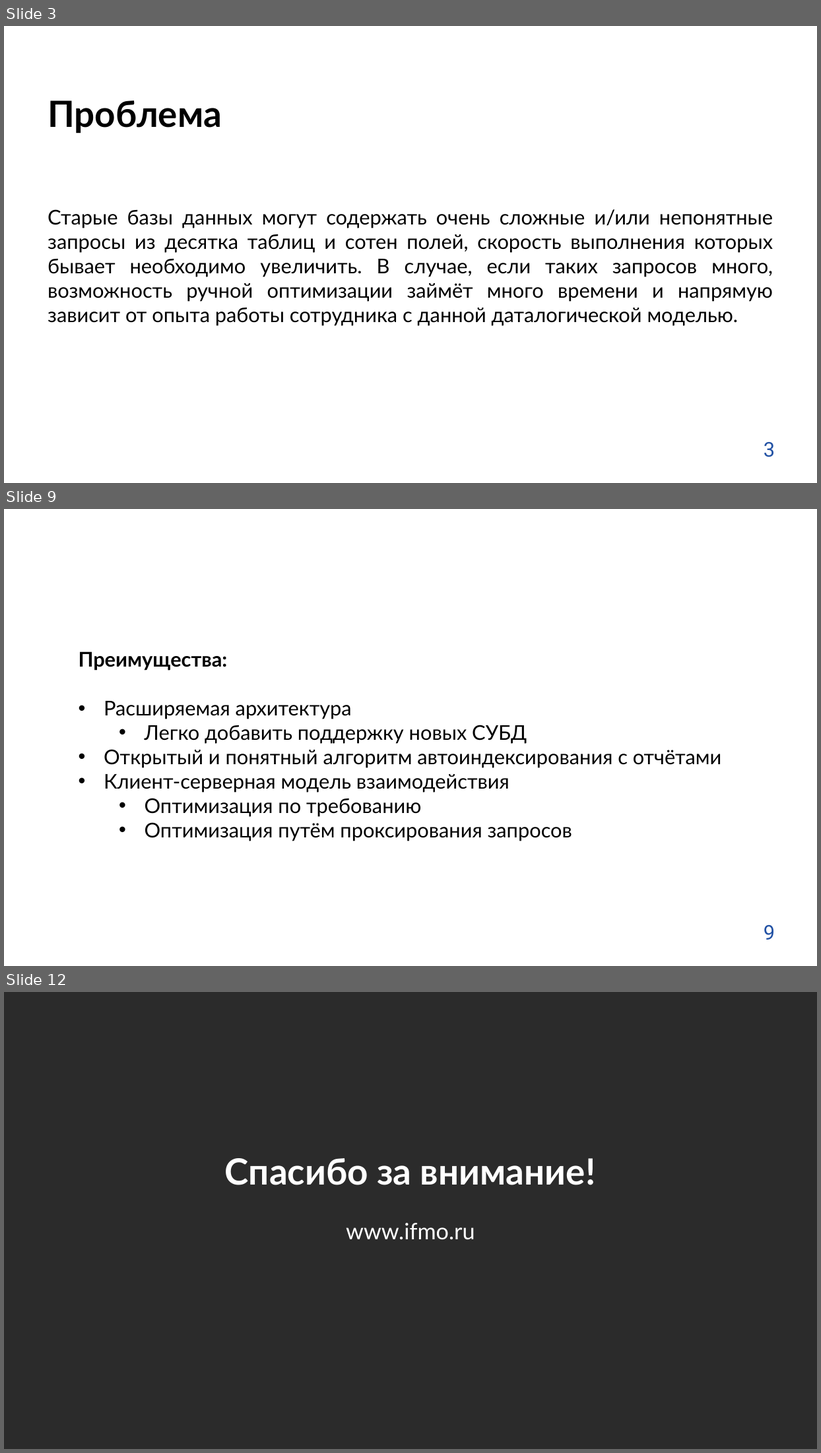
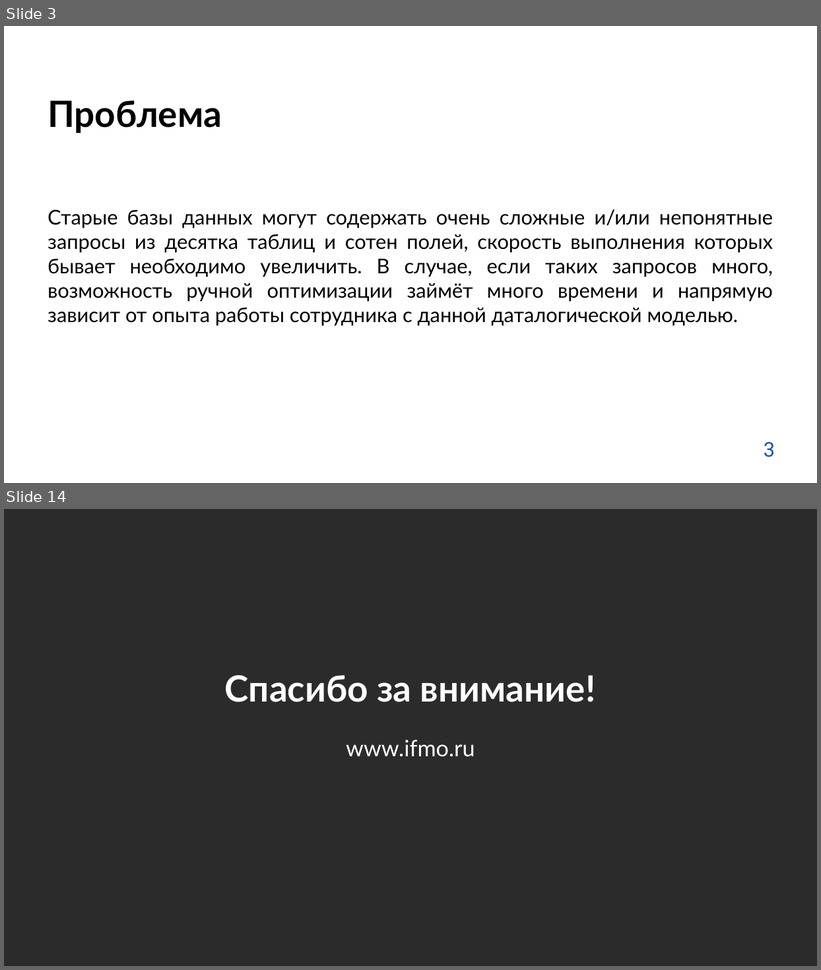
Before and after one commit to testpassword/Diploma-bachelor-degree-2022, a slide deck: docs/предзащита_2.pptx. Shown one above the other, each under a label of ours: slides 3, 9 and 12 before the commit, slides 3 and 14 after it; the slides between them are not shown. The pictures are 821x1453 and 821x970 pixels, drawn with LibreOffice and Linux fonts; fonts in the diff are those of the drawing; background and template pictures are left out; a plain dark background stands for a picture behind light text. Boxes give left, top, right and bottom in pixels: in the first picture for what was removed or moved away, otherwise in the second. Text is boxed around its words. In the diff, an @@ line names an element or a change of style, - is before the commit and + after.

```diff
--- a/docs/предзащита_2.pptx
+++ b/docs/предзащита_2.pptx
@@ slide 9 removed at bbox=[4, 509, 817, 966], background picture (left out) @@
@@ text removed at bbox=[79, 652, 721, 842] @@
-Преимущества:
-• Расширяемая архитектура
-  • Легко добавить поддержку новых СУБД
-• Открытый и понятный алгоритм автоиндексирования с отчётами
-• Клиент-серверная модель взаимодействия
-  • Оптимизация по требованию
-  • Оптимизация путём проксирования запросов
@@ text removed at bbox=[764, 925, 775, 940] @@
-9
@@ what was slide 12 is now slide 14 @@
```
Also in this commit, not shown: 7 slides changed, 3 slides added, 24 other files.
